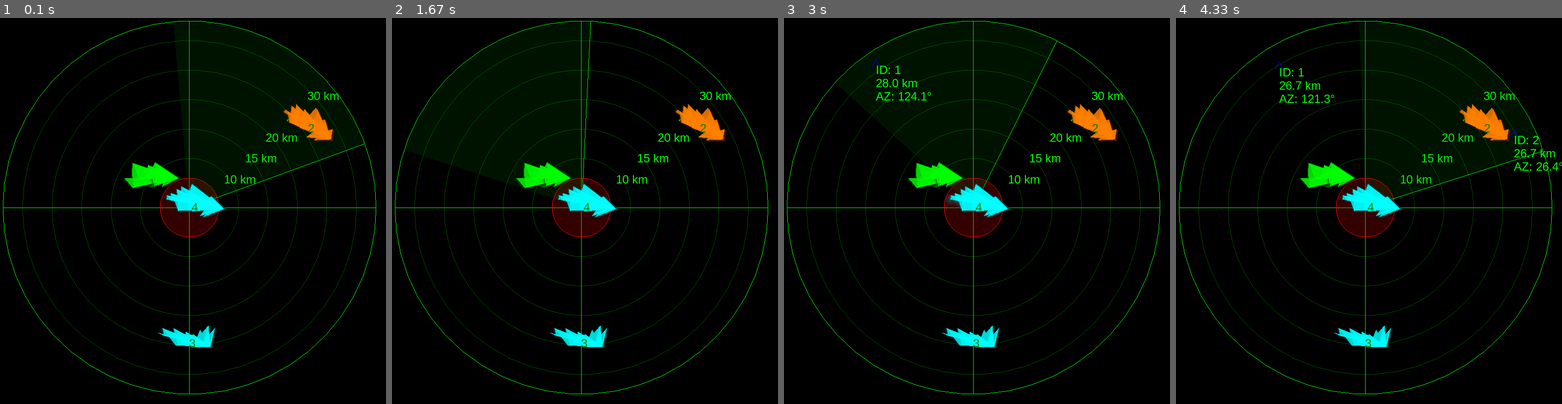
Above: before the commit, frames 1-4 (left to right).
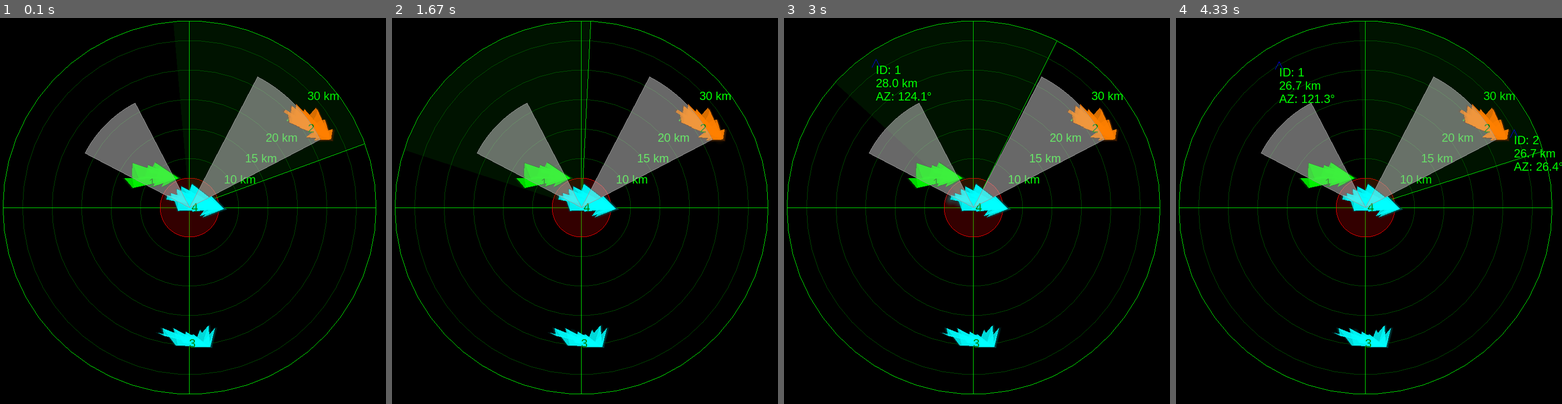
Above: after the commit, the same moments.

Repository: Akakyy/radar
Game: pygame game, started from radar/__main__.py
Two runs of this game, one before a commit and one after it. Both use one fixed random seed, a clock stepped at 60 frames per second and the inputs below.
Inputs:
- Up to frame 1 (0.1 s): no input
- Up to frame 2 (1.67 s): hold Up 0.33-0.8 s; hold Down 0.83-1.3 s; hold Up from 1.33 s (still down)
- Up to frame 3 (3 s): release Up at 1.8 s; hold Down 1.83-2.3 s; hold Up 2.33-2.8 s; hold Down from 2.83 s (still down)
- Up to frame 4 (4.33 s): release Down at 3.3 s; hold Up 3.33-3.8 s; hold Down 3.83-4.3 s

The runs differ from the first frame. In frame 1, 7.4% of the frame differs, in the area x 22-84%, y 15-50%; in frame 2, 7.4%; in frame 3, 7.4%; in frame 4, 7.4%.

Commit message:
Add sector

Diff:
--- a/radar/PolygonUtils.py
+++ b/radar/PolygonUtils.py
@@ -1,6 +1,7 @@
 from dataclasses import dataclass, field
 from typing import List, Tuple, Literal
 import math
+from OpenGL.GL import *  # Add this import at the top
 
 
 PolygonType = Literal[
@@ -37,36 +38,101 @@
         self.color = type_colors.get(self.type, self.color)
 
 
-@dataclass
-class Sector(Polygon):
-    distance: float = 0.0
-    azimuth: float = 0.0
+class Sector:
+    def __init__(self, id: int, distance: float, angle: float, type: str):
+        """
+        Initialize a sector with given parameters
 
-    def __post_init__(self):
-        super().__post_init__()
-        self.create_sector()
+        Args:
+            id: Unique identifier for the sector
+            distance: Distance from center (in radar units)
+            angle: Central angle of the sector (in degrees)
+            type: Type of the sector (same as polygon types)
+        """
+        self.id = id
+        self.distance = distance
+        self.angle = angle
+        self.type = type
+        self.width = 35  # Width of sector in degrees
+        # Light grey color with alpha
+        self.fill_color = (0.8, 0.8, 0.8, 0.3)  # RGBA
+        self.border_color = (0.6, 0.6, 0.6, 0.8)  # Slightly darker border
 
-    def create_sector(self):
-        radius = self.distance
-        vertices = []
 
-        start_angle = math.radians(self.azimuth - 30)
-        end_angle = math.radians(self.azimuth + 30)
-        for i in range(11):
-            angle = start_angle + i * (end_angle - start_angle) / 10
-            x = radius * math.cos(angle)
-            y = radius * math.sin(angle)
-            vertices.append((x, y))
+    def draw(self):
+        """
+        Draw the sector using OpenGL
 
-        self.vertices = vertices
-        self.color = self.color  # Assign the same color as the corresponding Polygon
+        Args:
+
+        """
+        # Calculate the start and end angles for the sector
+        start_angle = self.angle - self.width/2
+        end_angle = self.angle + self.width/2
+
+        # Draw filled sector
+        glEnable(GL_BLEND)
+        glBlendFunc(GL_SRC_ALPHA, GL_ONE_MINUS_SRC_ALPHA)
+
+        # Fill
+        glBegin(GL_TRIANGLE_FAN)
+        glColor4f(*self.fill_color)
+
+        # Center point
+        glVertex2f(0.0, 0.0)
+
+        # Draw arc segments
+        num_segments = 32
+        for i in range(num_segments + 1):
+            angle = math.radians(start_angle + (end_angle - start_angle) * i / num_segments)
+            x = self.distance * math.cos(angle)
+            y = self.distance * math.sin(angle)
+            glVertex2f(x, y)
+
+        glEnd()
+
+        # Draw border
+        glBegin(GL_LINE_LOOP)
+        glColor4f(*self.border_color)
+
+        # Draw from center
+        glVertex2f(0.0, 0.0)
+
+        # Draw arc border
+        for i in range(num_segments + 1):
+            angle = math.radians(start_angle + (end_angle - start_angle) * i / num_segments)
+            x = self.distance * math.cos(angle)
+            y = self.distance * math.sin(angle)
+            glVertex2f(x, y)
+
+        glEnd()
+
+        # Draw radial lines
+        glBegin(GL_LINES)
+        glColor4f(*self.border_color)
+
+        # Start radial line
+        start_x = self.distance * math.cos(math.radians(start_angle))
+        start_y = self.distance * math.sin(math.radians(start_angle))
+        glVertex2f(0.0, 0.0)
+        glVertex2f(start_x, start_y)
+
+        # End radial line
+        end_x = self.distance * math.cos(math.radians(end_angle))
+        end_y = self.distance * math.sin(math.radians(end_angle))
+        glVertex2f(0.0, 0.0)
+        glVertex2f(end_x, end_y)
+
+        glEnd()
+
 
 
 class PolygonManager:
     def __init__(self):
         self.polygons: List[Polygon] = []
+        self.next_number: int = 1
+        self.next_sector_number = 0
         self.sectors: List[Sector] = []
-        self.next_number: int = 1
         self.polygon_types: List[PolygonType] = [
             'signal_rejection',
             'wind',
@@ -78,31 +144,12 @@
             'varu'
         ]
 
-
-    def create_sector(self, distance: float, azimuth: float, polygon_type: PolygonType) -> Sector:
-        """Create a sector polygon based on the given distance, azimuth, and polygon type."""
-        sector = Sector(id=self.next_number, vertices=[], type=polygon_type)
-        sector.distance = distance
-        sector.azimuth = azimuth
-        self.sectors.append(sector)
-        self.next_number += 1
-        return sector
-
-
     def remove_polygon(self, number: int) -> bool:
         for polygon in self.polygons:
             if polygon.id == number:
                 self.polygons.remove(polygon)
                 return True
-        for sector in self.sectors:
-            if sector.id == number:
-                self.sectors.remove(sector)
-                return True
         return False
-
-    def get_sectors(self) -> List[Sector]:
-        return self.sectors
-
 
     def add_polygon(self, polygon):
         # Randomly select a polygon type
@@ -112,3 +159,34 @@
 
     def get_polygons(self) -> List[Polygon]:
         return self.polygons
+
+
+    def create_sector(self, distance: float, angle: float, type: str) -> Sector:
+        """
+        Create a new sector and add it to the manager
+
+        Args:
+            distance: Distance from center (in radar units)
+            angle: Central angle of the sector (in degrees)
+            type: Type of the sector
+
+        Returns:
+            Sector: The newly created sector
+        """
+        # Create new sector with unique ID
+        sector = Sector(self.next_sector_number, distance, angle, type)
+        self.sectors.append(sector)
+        self.next_sector_number += 1
+        return sector
+
+    def remove_sector(self, sector_id: int) -> bool:
+        """Remove a sector by its ID"""
+        for sector in self.sectors:
+            if sector.id == sector_id:
+                self.sectors.remove(sector)
+                return True
+        return False
+
+    def get_sectors(self) -> List[Sector]:
+        """Get all sectors"""
+        return self.sectors
--- a/radar/Radar.py
+++ b/radar/Radar.py
@@ -23,7 +23,6 @@
         self.max_sides = 30
         self.min_polygons_number = 1
         self.max_polygons_number = 5
-
         # Generate random polygons on initialization
         self.generate_random_polygons()
         self.moving_objects_dict: Dict[int, MovingObject] = {}
@@ -267,6 +266,8 @@
             glPopMatrix()
             glMatrixMode(GL_MODELVIEW)
             glPopMatrix()
+
+
     def draw_checkmark(self, x: float, y: float, size: float, status: Literal):
         """Draw a larger blue checkmark at position (x, y) with a specified size."""
         glBegin(GL_LINES)
@@ -461,57 +462,17 @@
             glColor3f(0.5, 0.5, 0.5)  # Set color to grey for the ID text
             self.render_text(str(polygon.id), centroid_x, centroid_y)
 
-
+        # Then draw all sectors
         for sector in self.polygon_manager.get_sectors():
-            self.draw_polygon(sector)
-
-
-    def draw_sector(self, sector: Sector):
-        """Draw a sector polygon with distance and azimuth labels."""
-        current_time = time.time()
-
-        # Draw base polygon with gradient edges
-        glEnable(GL_BLEND)
-        glBlendFunc(GL_SRC_ALPHA, GL_ONE_MINUS_SRC_ALPHA)
-
-        # Draw multiple layers with decreasing opacity for soft edge effect
-        edge_layers = 15
-        base_size = 1.0
-        edge_growth = 0.008
-
-        for layer in range(edge_layers - 1, -1, -1):
-            scale_factor = base_size + (layer * edge_growth)
-            alpha = 0.1 * (1 - (layer / edge_layers))
-
-            glBegin(GL_POLYGON)
-            glColor4f(sector.color[0] * 0.3, sector.color[1] * 0.3, sector.color[2] * 0.3, alpha)
-
-            center_x = sum(v[0] for v in sector.vertices) / len(sector.vertices)
-            center_y = sum(v[1] for v in sector.vertices) / len(sector.vertices)
-
-            for vertex in sector.vertices:
-                scaled_x = center_x + (vertex[0] - center_x) * scale_factor
-                scaled_y = center_y + (vertex[1] - center_y) * scale_factor
-                glVertex2f(scaled_x, scaled_y)
-
-            glEnd()
-
-        # Draw main polygon body with sector's color
-        glBegin(GL_POLYGON)
-        glColor4f(sector.color[0], sector.color[1], sector.color[2], 0.7)
-        for vertex in sector.vertices:
-            glVertex2f(*vertex)
-        glEnd()
-
-        # Render distance and azimuth labels
-        distance_label_x = sector.distance * math.cos(math.radians(sector.azimuth - 15))
-        distance_label_y = sector.distance * math.sin(math.radians(sector.azimuth - 15))
-        azimuth_label_x = sector.distance * math.cos(math.radians(sector.azimuth + 15))
-        azimuth_label_y = sector.distance * math.sin(math.radians(sector.azimuth + 15))
-
-        glColor3f(0.0, 1.0, 0.0)  # Green for labels
-        self.render_text(f"{sector.distance:.1f} km", distance_label_x, distance_label_y)
-        self.render_text(f"{sector.azimuth:.1f}°", azimuth_label_x, azimuth_label_y)
+            # Calculate position for text (top right corner of sector)
+            #text_angle = math.radians(sector.angle + sector.width/4)  # Position text slightly right of center
+            #text_distance = sector.distance * 0.9  # Position text at 90% of the sector's radius
+            #text_x = text_distance * math.cos(text_angle)
+            #text_y = text_distance * math.sin(text_angle)
+
+            # Render sector ID text
+            #self.render_text(str(sector.id), text_x, text_y)
+            sector.draw()
 
 
     def remove_polygon_by_id(self, polygon_id: int):
@@ -519,9 +480,11 @@
 
     def run(self):
         self.set_sector_angle(35.0)
-        self.polygon_manager.create_sector(random.uniform(5, 25), random.uniform(0, 360), random.choice(PolygonType.__args__))
-        self.polygon_manager.create_sector(random.uniform(5, 25), random.uniform(0, 360), random.choice(PolygonType.__args__))
-
+        #self.polygon_manager.create_sector(random.uniform(5, 25), random.uniform(0, 360), random.choice(PolygonType.__args__))
+        #self.polygon_manager.create_sector(random.uniform(5, 25), random.uniform(0, 360), random.choice(PolygonType.__args__))
+        # Create some test sectors
+        self.polygon_manager.create_sector(1.5, 45, "signal_rejection")  # At 45 degrees
+        self.polygon_manager.create_sector(1.2, 135, "wind")  # At 135 degrees
 
         while True:
             for event in pygame.event.get():
--- /dev/null
+++ b/radar/Sector.py
@@ -0,0 +1,3 @@
+import math
+from OpenGL.GL import *
+from typing import Tuple
